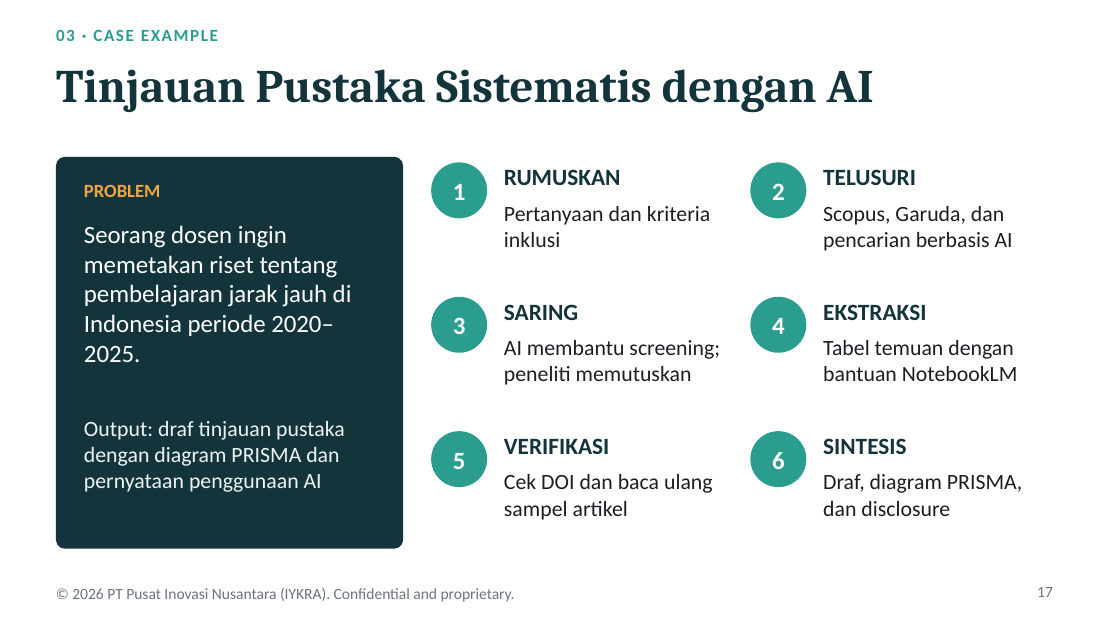
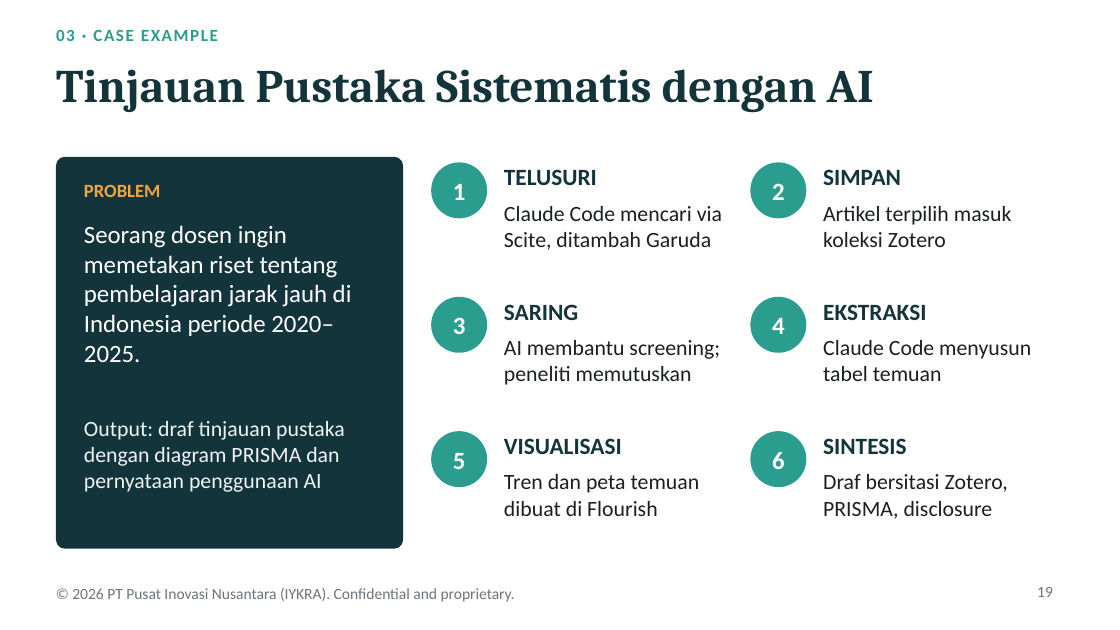
Before and after one commit to vivialatas83-sudo/baru, a slide deck: slide 19 of UT AI Research Accelerator/AI_Research_Accelerator_UT.pptx (slide 17 before the commit). Drawn at 1120x630 pixels with LibreOffice and Linux fonts; fonts in the diff are those of the drawing. Boxes give left, top, right and bottom in pixels: in the first picture for what was removed or moved away, otherwise in the second. Text is boxed around its words. In the diff, an @@ line names an element or a change of style, - is before the commit and + after.

```diff
--- a/UT AI Research Accelerator/AI_Research_Accelerator_UT.pptx
+++ b/UT AI Research Accelerator/AI_Research_Accelerator_UT.pptx
@@ text at (504, 169, 597, 185): text changed @@
-RUMUSKAN
+TELUSURI
@@ text at (823, 169, 901, 185): text changed @@
-TELUSURI
+SIMPAN
@@ text at (504, 206, 722, 250): text changed @@
-Pertanyaan dan kriteria inklusi
+Claude Code mencari via Scite, ditambah Garuda
@@ text at (823, 206, 1012, 247): text changed @@
-Scopus, Garuda, dan pencarian berbasis AI
+Artikel terpilih masuk koleksi Zotero
@@ text at (823, 340, 1031, 381): text changed @@
-Tabel temuan dengan bantuan NotebookLM
+Claude Code menyusun tabel temuan
@@ text at (504, 438, 622, 454): text changed @@
-VERIFIKASI
+VISUALISASI
@@ text at (504, 474, 700, 516): text changed @@
-Cek DOI dan baca ulang sampel artikel
+Tren dan peta temuan dibuat di Flourish
@@ text at (823, 474, 1008, 519): text changed @@
-Draf, diagram PRISMA, dan disclosure
+Draf bersitasi Zotero, PRISMA, disclosure
@@ page number at (1037, 587, 1053, 597): text changed @@
-17
+19
```
Also in this commit, not shown: 5 other slides changed, 2 slides added, 1 other file.
